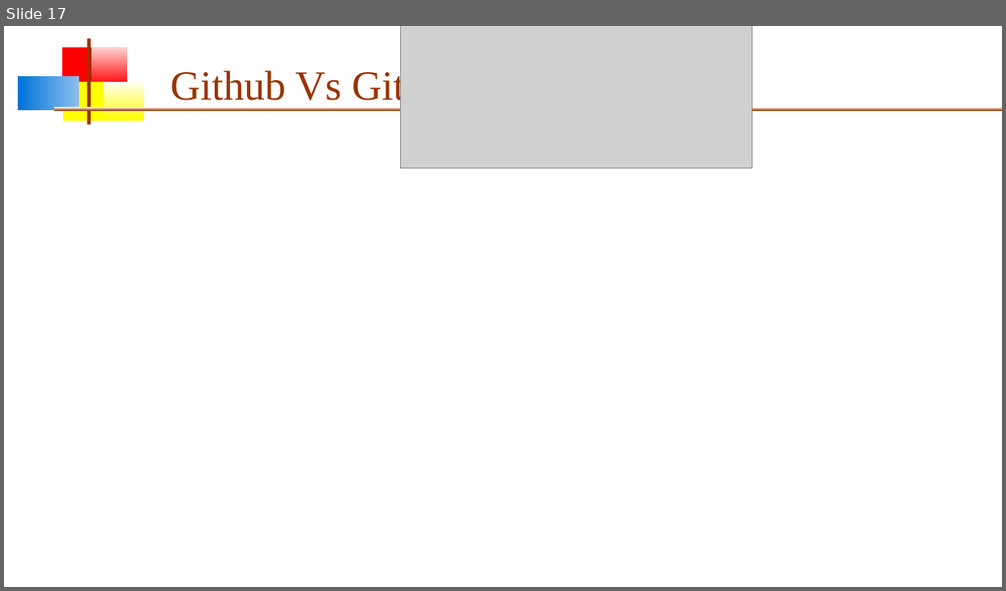
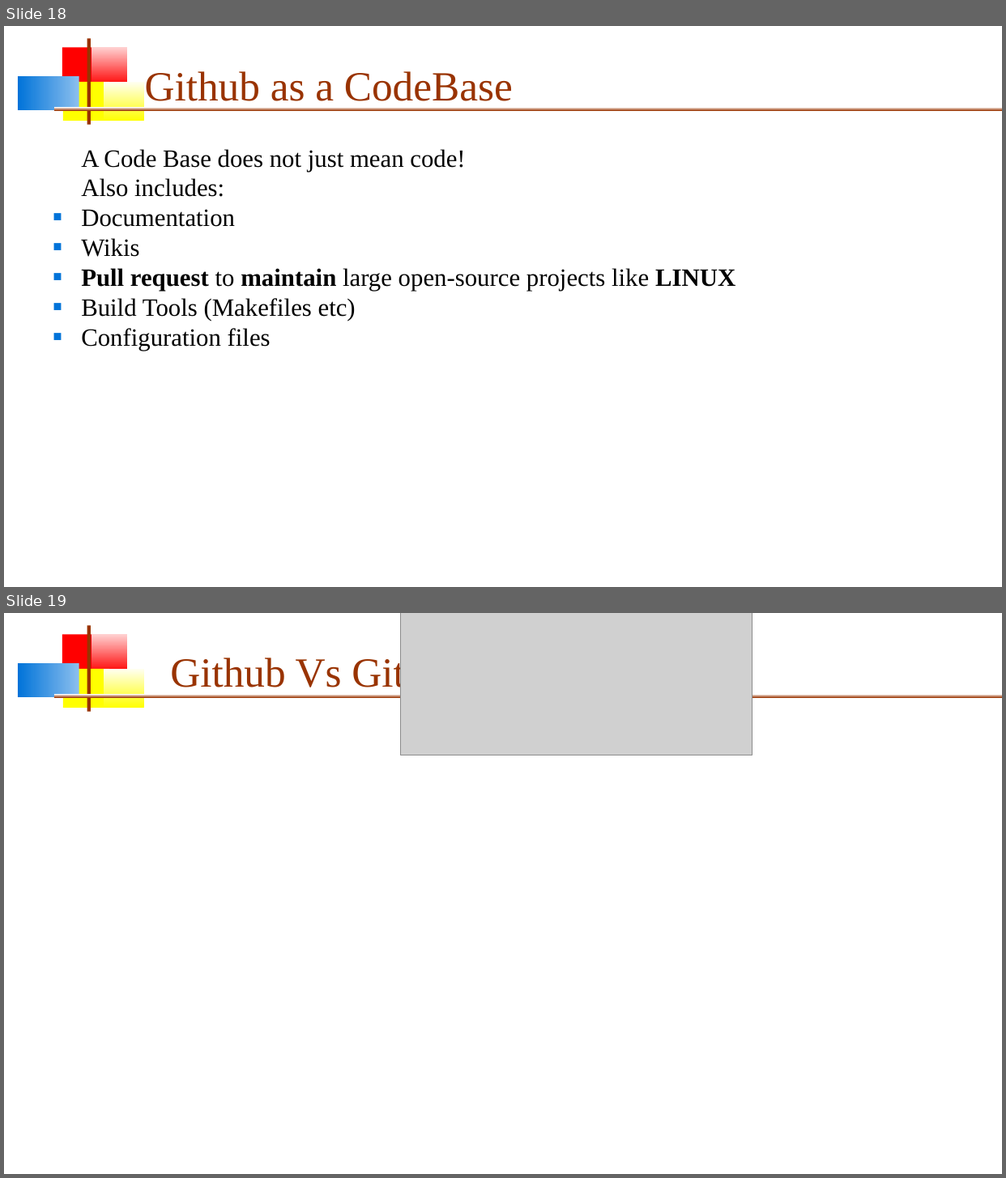
Before and after one commit to Ramprasade10/VersionControlSystem_NSOC, a slide deck: VersionControlSystem.odp. Shown one above the other, each under a label of ours: slide 17 before the commit, slides 18 and 19 after it. The pictures are 1006x591 and 1006x1178 pixels, drawn with LibreOffice and Linux fonts; fonts in the diff are those of the drawing; grey boxes stand for pictures. Boxes give left, top, right and bottom in pixels: in the first picture for what was removed or moved away, otherwise in the second. Text is boxed around its words. In the diff, an @@ line names an element or a change of style, - is before the commit and + after.

```diff
--- a/VersionControlSystem.odp
+++ b/VersionControlSystem.odp
@@ slide 18 added at bbox=[4, 26, 1002, 587], background #FFFFFF; not listed: 7 template elements that a slide beside it also shows @@
@@ title added at bbox=[145, 71, 513, 109], 40 pt, text #993300 @@
+Github as a CodeBase
@@ text added at bbox=[81, 149, 735, 351], 24 pt, text #000000 @@
+A Code Base does not just mean code!
+Also includes:
+■ Documentation
+■ Wikis
+■ Pull request to maintain large open-source projects like LINUX
+■ Build Tools (Makefiles etc)
+■ Configuration files
@@ what was slide 17 is now slide 19 @@
```
Also in this commit, not shown: 2 slides changed, 4 other slides added.
